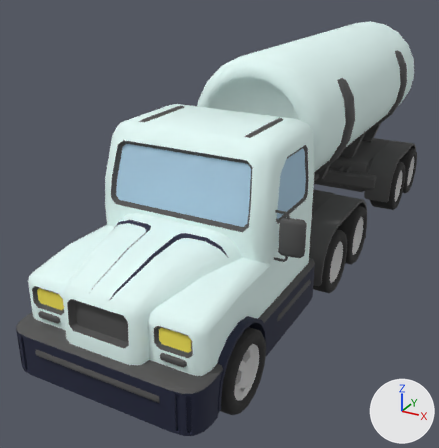
A saved change to the FBX model Assets/Models/CARS/Car_D.fbx.
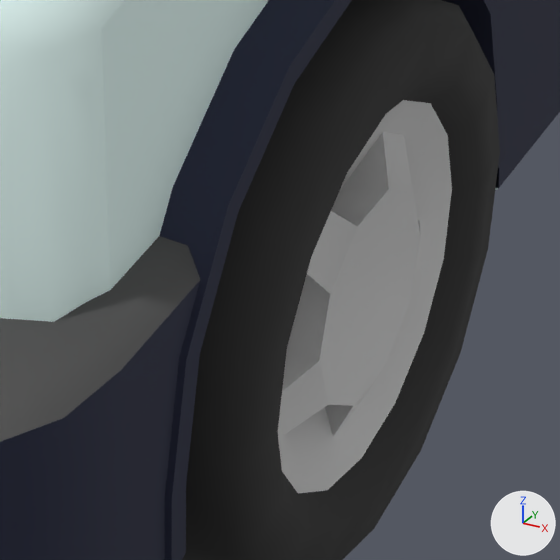
Each version is shown whole from a camera (50 mm lens) standing at (-1.747, 4.135, 0.972) and looking at (-2.647, 5.77, 0.155), then close up on the part from 44% to 63% of the width and 74% to 92% of the height. The axes (+X, +Y, +Z) are drawn at lower right. The lights are the same throughout. Where no turn or scale is listed for an object, it has been applied to the vertices. Vertices at the same position are counted once.

The first close-up shows 'Car_D', 'Car_D_Wheel_F_L'.
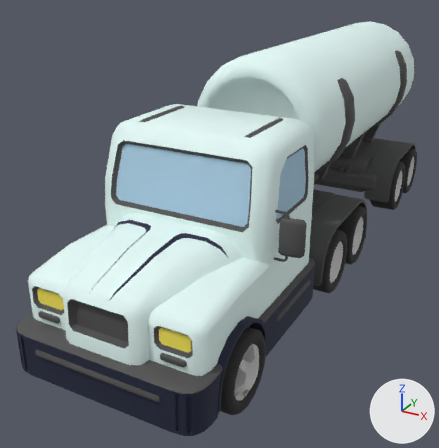
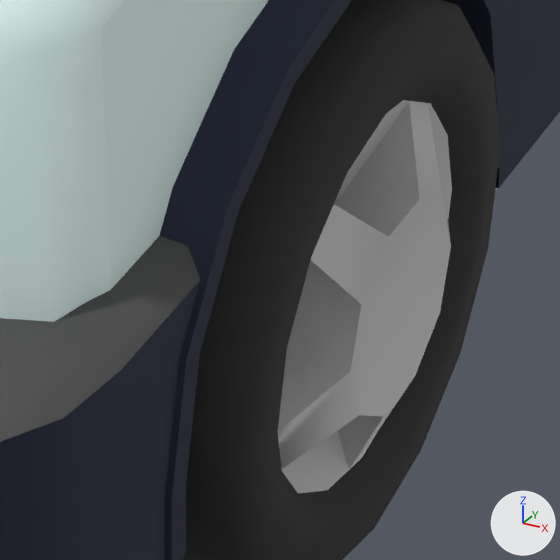
Changed parts and their boxes (x1, y1, x2, y2) in the close-ups (560 x 560 px; the box of a moved part takes in the faces that stretch with it):
part 1 of me_mesh_002, moved or reshaped
    before: (279, 132, 421, 436)
    after: (278, 102, 451, 469)

The change in detail:
me_mesh_002 is used by ob_car_d_wheel_f_l; location (-2.2807, 5.17, 0.0976).
me_mesh_002 had 160 vertices, 159 faces and spanned x -0.057..0.042, y -0.101..0.101, z -0.101..0.101.
me_mesh_002 now has 175 vertices, 159 faces and spans x -0.057..0.049, y -0.101..0.101, z -0.101..0.101.
Part 1, on me_mesh_002:
7 vertices are removed from x 0.015..0.038, y -0.04..0.077, z -0.079..0.069.
21 faces are deleted.
24 vertices in x 0.004..0.038, y -0.077..0.072, z -0.079..0.059 move by (0.011, 0.0, 0.0).
22 vertices are added at x 0.029..0.049, y -0.053..0.077, z -0.079..0.069.
21 new faces join them, mat_car_rim (light grey #cacaca).
